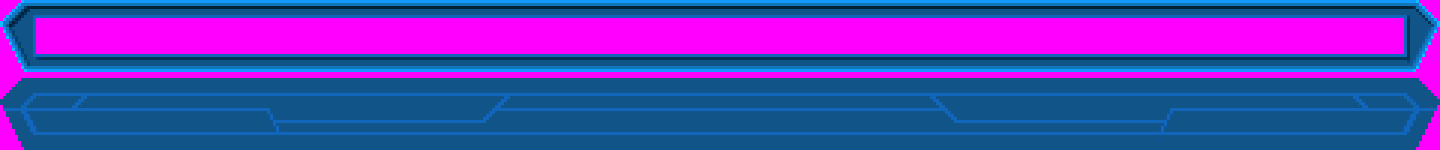
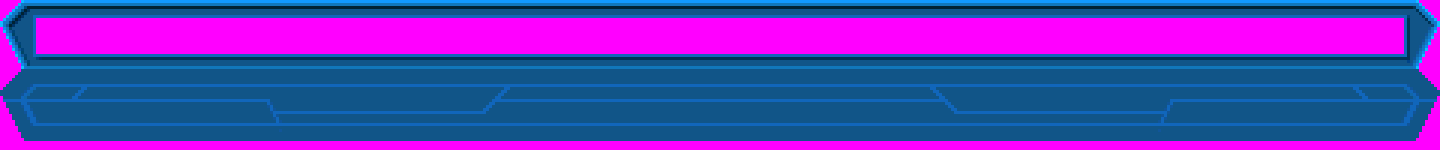
Layer changes from the first w=1440, h=150 image to the second:
renamed "레이어 0" to "레이어 0 복사", moved it above "레이어 0", painted on it over <box>0,69,1440,150</box>
renamed "레이어 1" to "레이어 0", hid it, painted on it over <box>0,69,1440,150</box>
